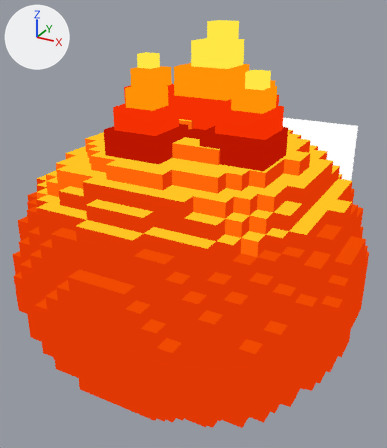
What one commit did to the glTF model assets/models/creatures/slime_pyro_large/slime_pyro_large.glb.
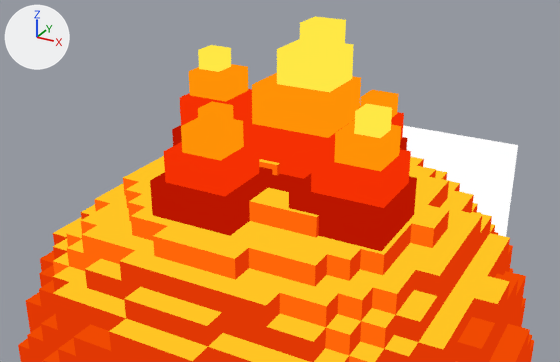
Each version is shown whole from a 50 mm lens placed at (1.38, -2.5, 2.09), pointed at (0.02, -0.03, 0.85), then close up from a 50 mm lens placed at (1.29, -2.34, 2.51), pointed at (0.05, -0.1, 1.39). The lights are fixed; the arrows at upper left show +X, +Y and +Z. The last two pictures show the newer version. Where no turn or scale is listed for an object, it has been applied to the vertices. Vertices at exactly the same position are counted once.

In view in the first close-up: 'Face', 'PyroFlames', 'Shell'.
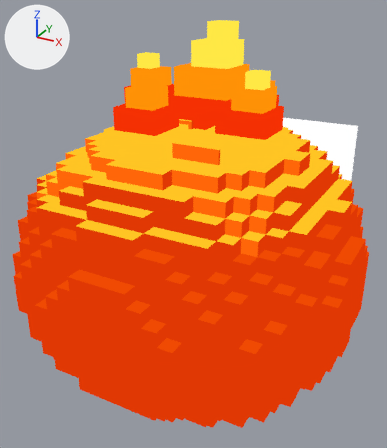
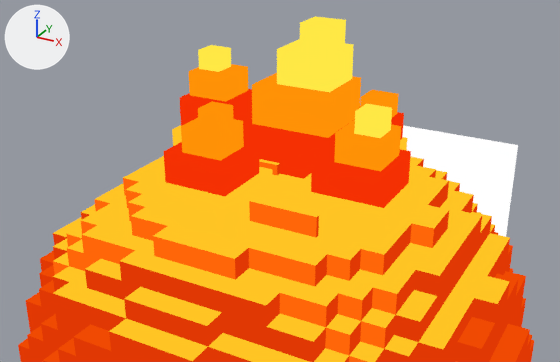
What differs and where, as boxes [x1, y1, x2, y2] in the close-ups (560 x 362 px):
part 1 of me_pyro_flame_tuft, recoloured (red to yellow)
    both: [150, 125, 417, 251]

The edits, one by one:
me_pyro_flame_tuft has 176 vertices, 264 faces and spans x -0.51..0.533, y -0.452..0.41, z 0.48..1.202.
me_pyro_flame_tuft is used by ob_pyroflames; location (0.0, 0.0, 0.738).
me_pyro_flame_tuft part 1: all 72 faces that had it switch from mat_elementdark to mat_slimeshelllight.
